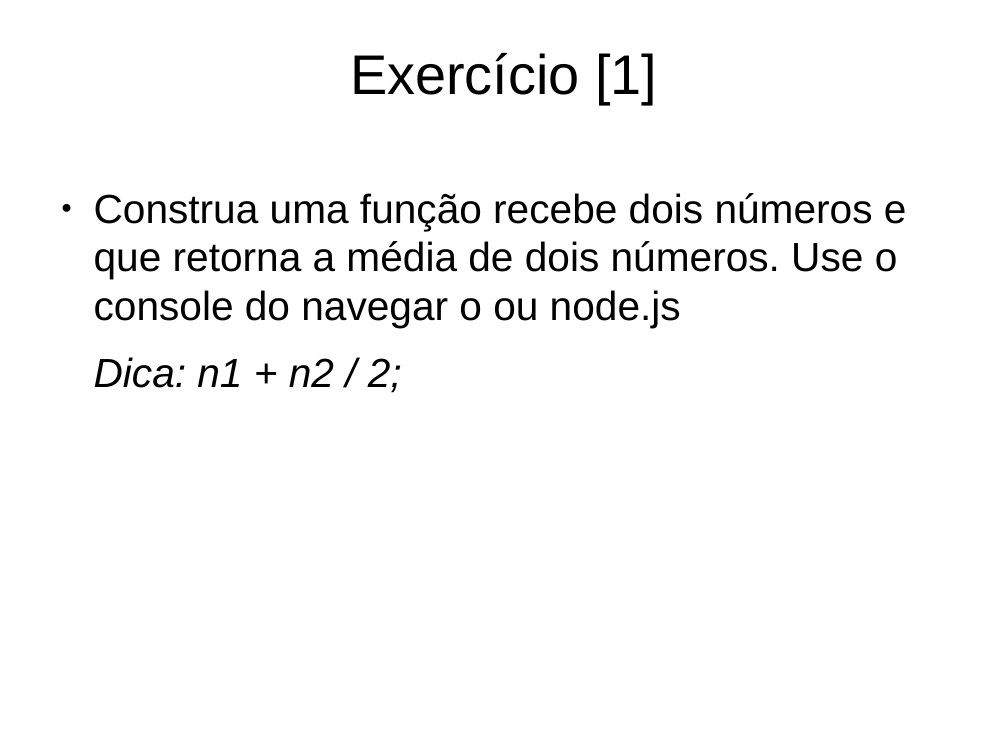
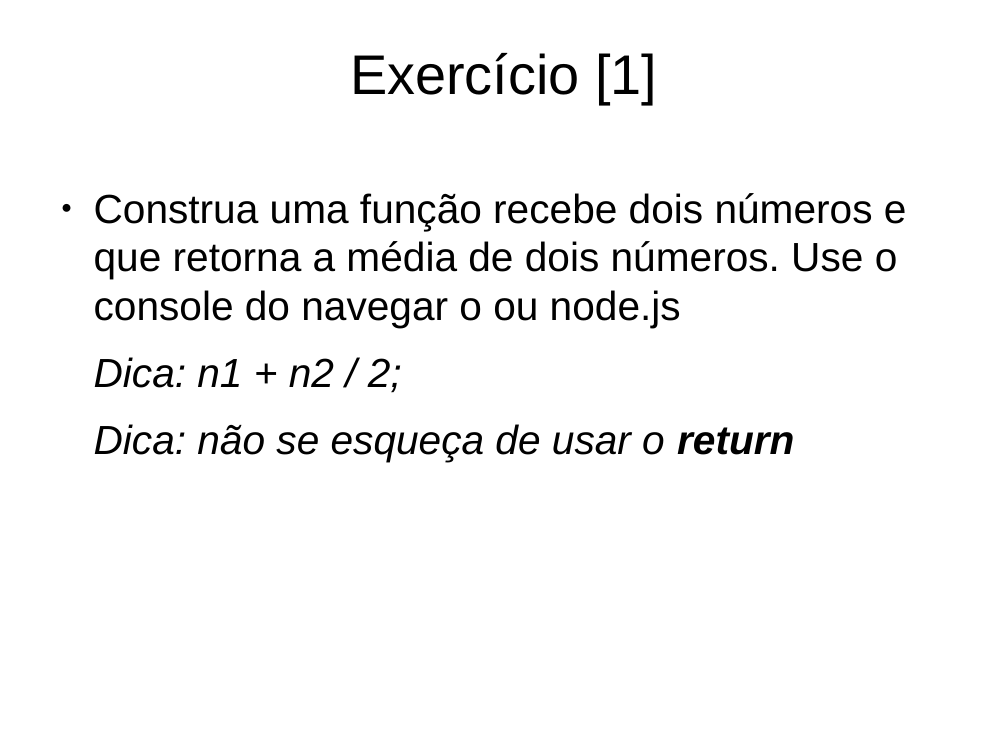
Before and after one commit to caiocutrim/exemplos, a slide deck: slide 11 of javascript-parte-2/slides-funções.odp. Drawn at 1008x756 pixels with LibreOffice and Linux fonts; fonts in the diff are those of the drawing; background and template pictures are left out. Boxes give left, top, right and bottom in pixels: in the first picture for what was removed or moved away, otherwise in the second. Text is boxed around its words. In the diff, an @@ line names an element or a change of style, - is before the commit and + after.

```diff
--- a/javascript-parte-2/slides-funções.odp
+++ b/javascript-parte-2/slides-funções.odp
@@ text at [94,424,794,461]: paragraph added @@
+Dica: não se esqueça de usar o return
```
Also in this commit, not shown: 2 slides added, 7 other files.
